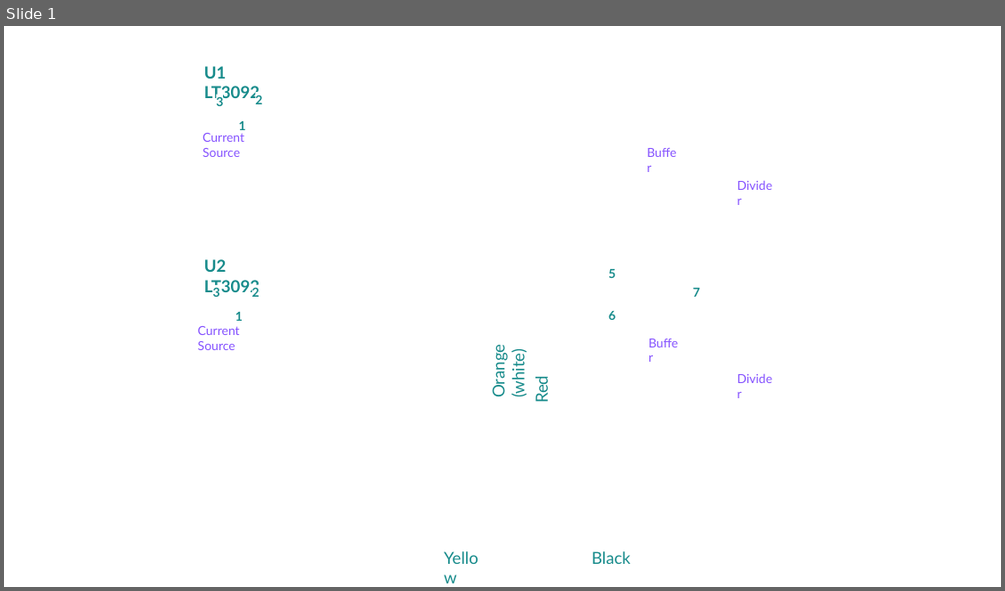
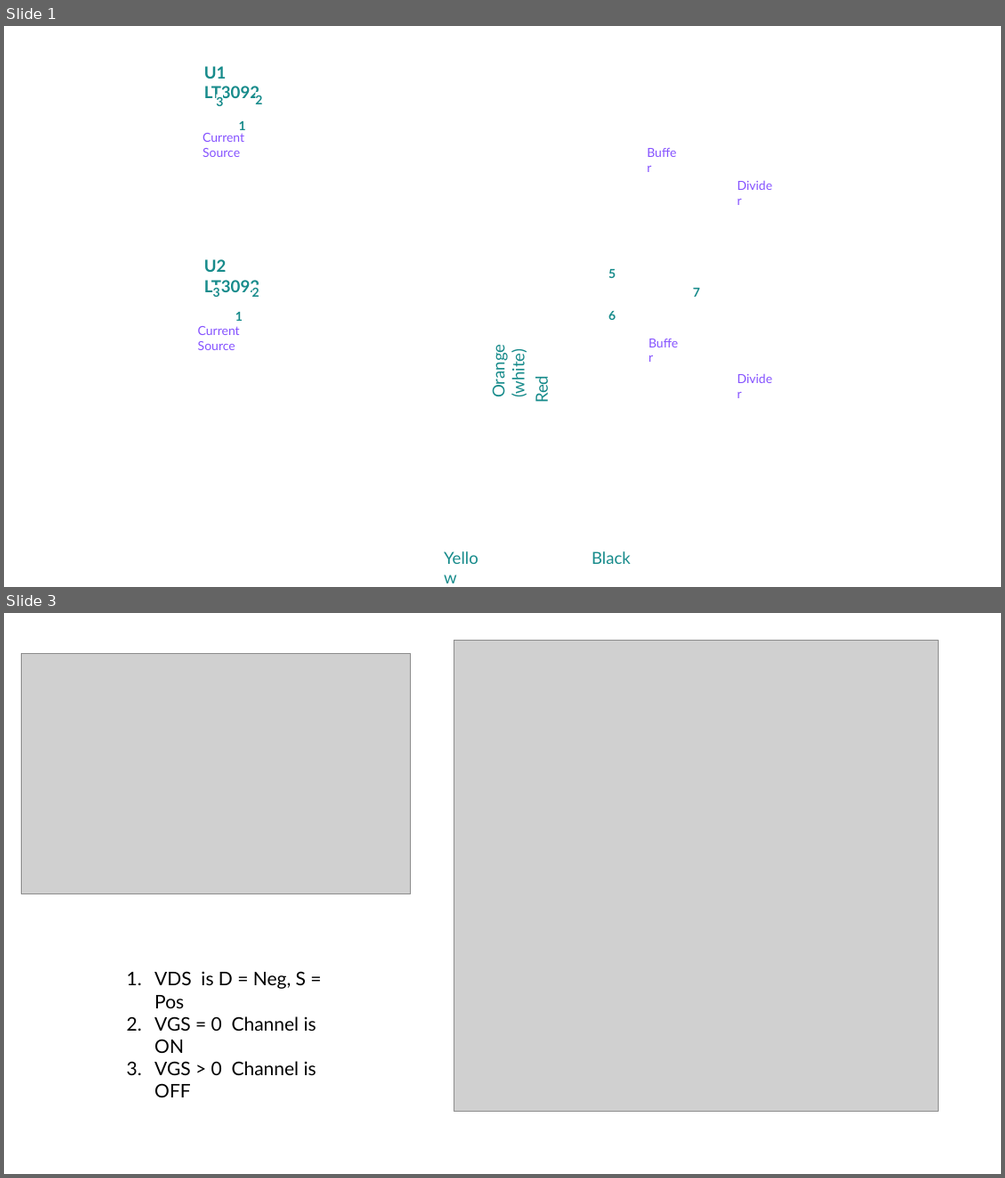
Before and after one commit to rickales/PM_Folder, a slide deck: _3 Develop/Interface PCB/IF PCB Schematic.pptx. Shown one above the other, each under a label of ours: slide 1 before the commit, slides 1 and 3 after it; the slides between them are not shown. The pictures are 1005x591 and 1005x1178 pixels, drawn with LibreOffice and Linux fonts; fonts in the diff are those of the drawing; grey boxes stand for pictures; background and template pictures are left out. Boxes give left, top, right and bottom in pixels: in the first picture for what was removed or moved away, otherwise in the second. Text is boxed around its words. In the diff, an @@ line names an element or a change of style, - is before the commit and + after.

```diff
--- a/_3 Develop/Interface PCB/IF PCB Schematic.pptx
+++ b/_3 Develop/Interface PCB/IF PCB Schematic.pptx
@@ slide 3 added at bbox=[4, 613, 1001, 1174], background #FFFFFF @@
@@ picture added at bbox=[21, 653, 411, 893] @@
@@ picture added at bbox=[453, 640, 938, 1111] @@
@@ text added at bbox=[154, 971, 316, 1097], 18 pt, text #000000 @@
+1. VDS is D = Neg, S = Pos
+2. VGS = 0 Channel is ON
+3. VGS > 0 Channel is OFF
```
Also in this commit, not shown: 30 other files.
